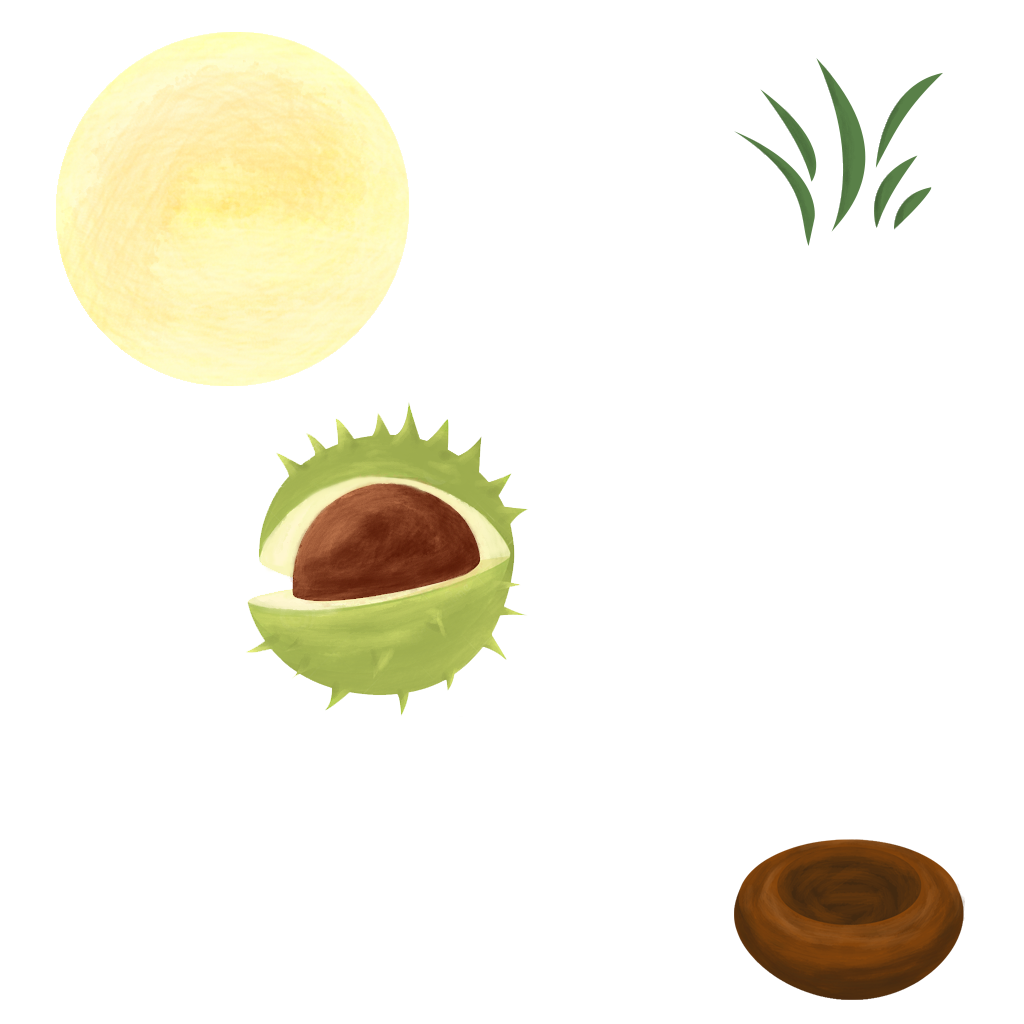
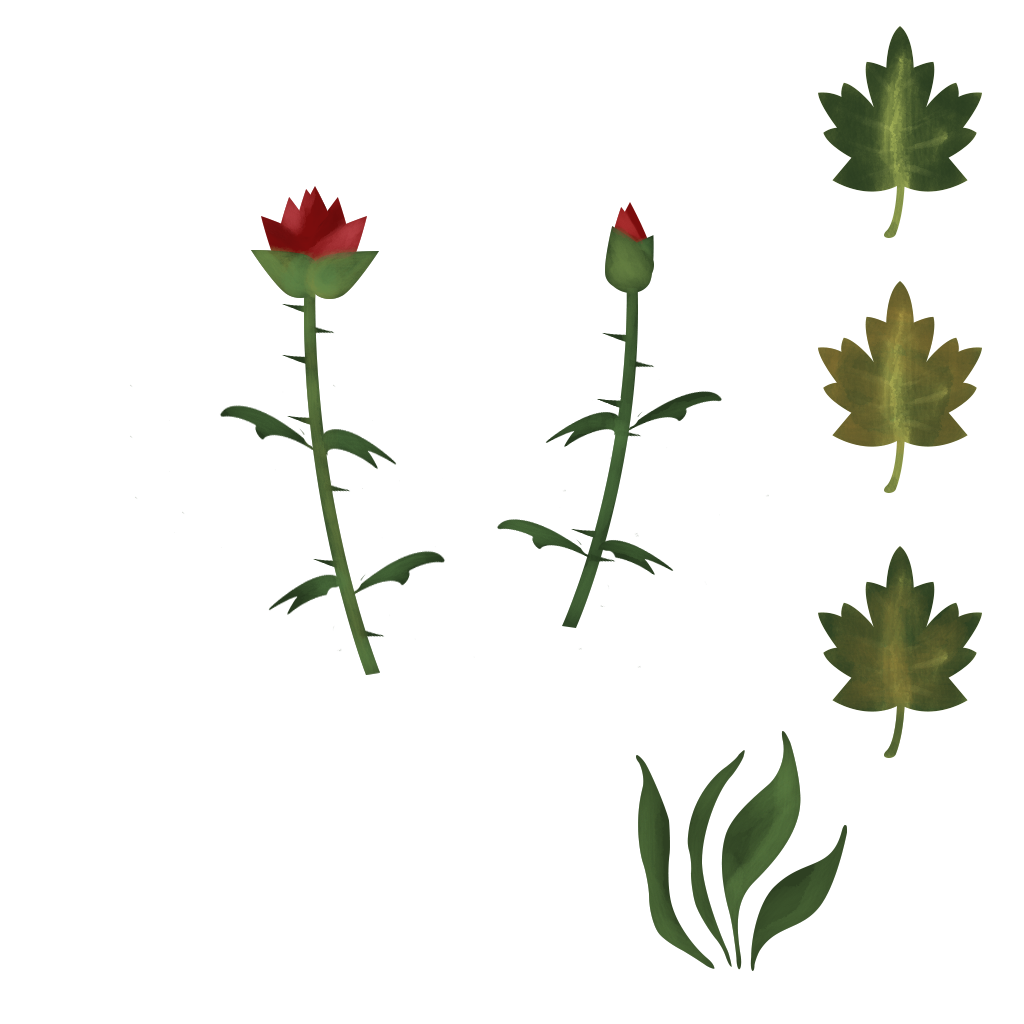
Layers edited between the first and the second 1024 x 1024 image:
added layer "Layer 15" above "Shape 3 copy 10" over bbox(299, 186, 643, 251)
added layer "Shape 3 copy 10" above "Shape 5" over bbox(129, 186, 769, 675)
added layer "Shape 2 copy" above "Shape 6" over bbox(818, 281, 982, 493)
added layer "Shape 6" above "Shape 2 copy 2" over bbox(636, 731, 847, 971)
added layer "Shape 2 copy 2" above "Shape 2" over bbox(818, 546, 982, 758)
added layer "Shape 2" above "Layer 14" over bbox(818, 26, 982, 238)
hid "Layer 11", moved it into group "Group 1", painted on it over bbox(130, 401, 528, 716)
hid "Shape 1", moved it into group "Group 1" over bbox(734, 58, 943, 246)
hid "Layer 6", moved it into group "Group 1" over bbox(56, 32, 409, 386)
hid "Ellipse 2", moved it into group "Group 1" over bbox(56, 32, 409, 386)
hid "Layer 5 copy", moved it into group "Group 1" over bbox(734, 839, 965, 1000)
